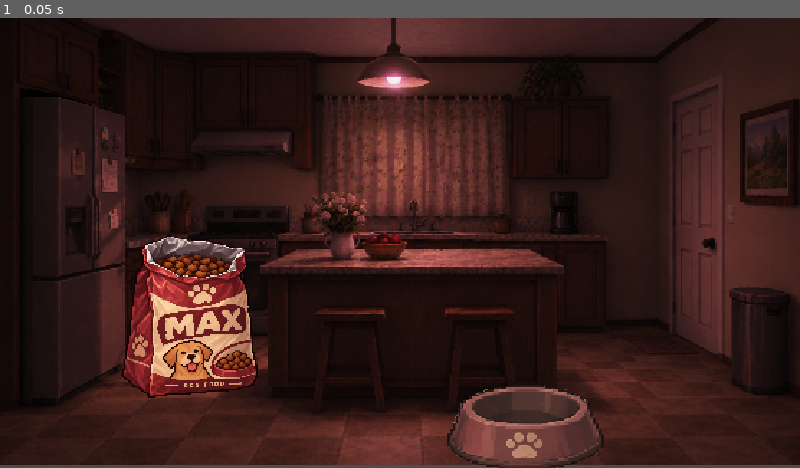
Above: before the commit, frame 1.
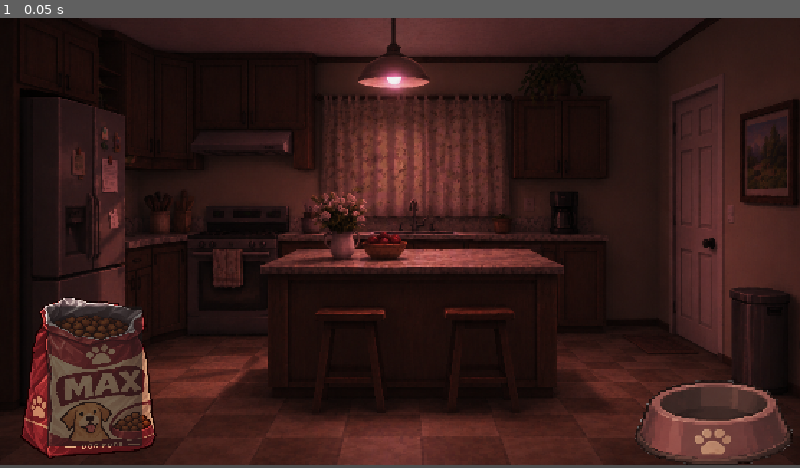
Above: after the commit, the same moment.

Repository: dapper-duck0/DogGameNGL
Game: Godot game, scene res://Scenes/FeedTheStorm.tscn
Same seed, same stepped clock (60 frames per second), same inputs: the game is played once before the commit and once after it. This scene is started directly instead of the project's main scene.
Inputs:
- Up to frame 1 (0.05 s): no input

The runs differ from the first frame. In frame 1, 12% of the frame differs, in the area x 2-100%, y 48-100%.

Commit message:
fd

Diff:
--- /dev/null
+++ b/newGameProject/Assets/Scripts/ClickMe.gd
@@ -0,0 +1,19 @@
+extends Button
+
+@export var isHeld = false
+# Called when the node enters the scene tree for the first time.
+func _ready() -> void:
+	button_down.connect(_heldChangeTrue)
+	button_up.connect(_heldChangeFalse)
+
+func _heldChangeTrue() -> void:
+	isHeld = true
+func _heldChangeFalse() -> void:
+	isHeld = false
+# Called every frame. 'delta' is the elapsed time since the previous frame.
+func _process(delta: float) -> void:
+
+	if isHeld == true:
+		print("HOLD")
+	else:
+		print("Drop")
--- /dev/null
+++ b/newGameProject/Assets/Scripts/food.gd
@@ -0,0 +1,11 @@
+extends RigidBody2D
+
+
+# Called when the node enters the scene tree for the first time.
+func _ready() -> void:
+	pass # Replace with function body.
+
+
+# Called every frame. 'delta' is the elapsed time since the previous frame.
+func _process(delta: float) -> void:
+	pass
--- a/newGameProject/Scenes/FeedTheStorm.tscn
+++ b/newGameProject/Scenes/FeedTheStorm.tscn
@@ -4,6 +4,11 @@
 [ext_resource type="Texture2D" uid="uid://c3feyf3kr3l6x" path="res://Assets/DogBowls/empty_dog_bowl_transparent.png" id="2_e88qu"]
 [ext_resource type="Script" uid="uid://b82osgvm0wedp" path="res://Assets/Scripts/FeedingScript.gd" id="3_juyli"]
 [ext_resource type="Texture2D" uid="uid://b0dro27mnd02i" path="res://Assets/DogBowls/Pixel-Art MAX Dog Food Bag.png" id="4_e88qu"]
+[ext_resource type="Texture2D" uid="uid://dlwpb3ix4ls4e" path="res://Assets/DogBowls/Pixel-Art Brown Kibble Pellet.png" id="5_p4182"]
+[ext_resource type="Script" uid="uid://dhlrn3dnmniaj" path="res://Assets/Scripts/food.gd" id="6_a6qcy"]
+[ext_resource type="Script" uid="uid://0pyx3dgsep5g" path="res://Assets/Scripts/ClickMe.gd" id="7_a6qcy"]
+
+[sub_resource type="CircleShape2D" id="CircleShape2D_gyvws"]
 
 [node name="Node2D" type="Node2D" unique_id=1479693001]
 
@@ -13,14 +18,35 @@
 texture = ExtResource("1_1t455")
 
 [node name="EmptyDogBowlTransparent" type="Sprite2D" parent="." unique_id=923181926]
-position = Vector2(768, 582)
+position = Vector2(1039, 576)
 scale = Vector2(0.3503628, 0.29907408)
 texture = ExtResource("2_e88qu")
 script = ExtResource("3_juyli")
 
 [node name="PixelArtMaxDogFoodBag" type="Sprite2D" parent="." unique_id=484456259]
-position = Vector2(272, 421)
+position = Vector2(126, 509)
 scale = Vector2(0.20117188, 0.17708333)
 texture = ExtResource("4_e88qu")
 
-[node name="RigidBody2D" type="RigidBody2D" parent="." unique_id=1550672267]
+[node name="RigidBody2D" type="RigidBody2D" parent="." unique_id=1279635315]
+position = Vector2(273.875, -102.62494)
+scale = Vector2(1, 0.99999994)
+freeze_mode = 1
+script = ExtResource("6_a6qcy")
+
+[node name="CollisionShape2D" type="CollisionShape2D" parent="RigidBody2D" unique_id=1543290153]
+position = Vector2(-317.875, 444.62497)
+shape = SubResource("CircleShape2D_gyvws")
+
+[node name="PixelArtBrownKibblePellet" type="Sprite2D" parent="RigidBody2D/CollisionShape2D" unique_id=207897355]
+position = Vector2(-3.0517578e-05, 0)
+scale = Vector2(0.03462442, 0.033536553)
+texture = ExtResource("5_p4182")
+
+[node name="Button" type="Button" parent="." unique_id=1444551735]
+offset_left = 68.0
+offset_top = 415.0
+offset_right = 205.0
+offset_bottom = 617.0
+action_mode = 0
+script = ExtResource("7_a6qcy")
Binary file added: newGameProject/Assets/DogBowls/Pixel-Art Brown Kibble Pellet.png
Not shown, added: newGameProject/Assets/DogBowls/Pixel-Art Brown Kibble Pellet.png.import
Not shown, added: newGameProject/Assets/Scripts/ClickMe.gd.uid
Not shown, added: newGameProject/Assets/Scripts/food.gd.uid
Empty file added: newGameProject/Scenes/Rotation.gd
Not shown, added: newGameProject/Scenes/Rotation.gd.uid
